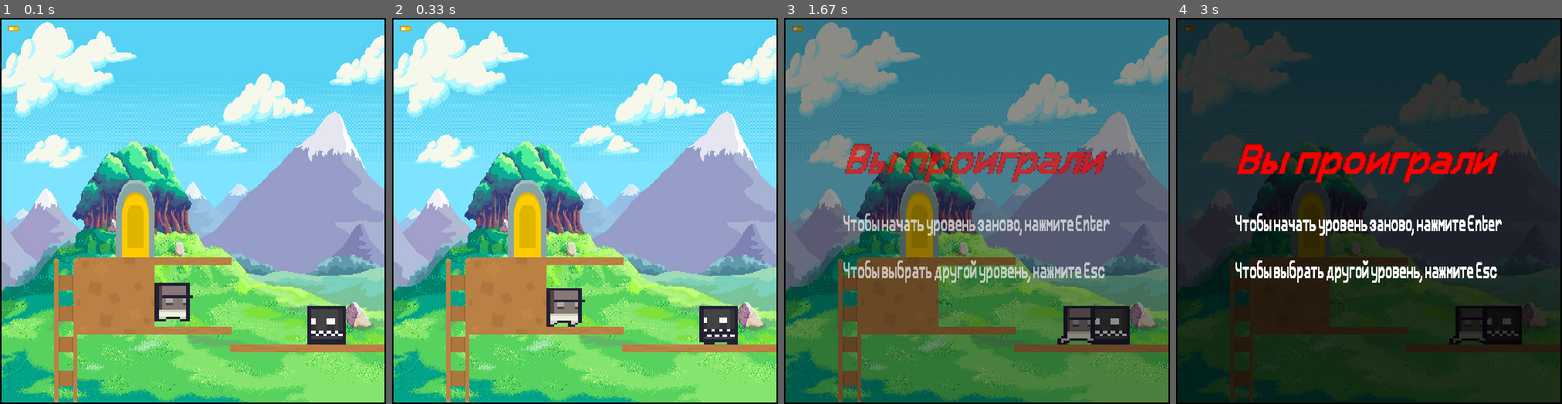
Above: before the commit, frames 1-4 (left to right).
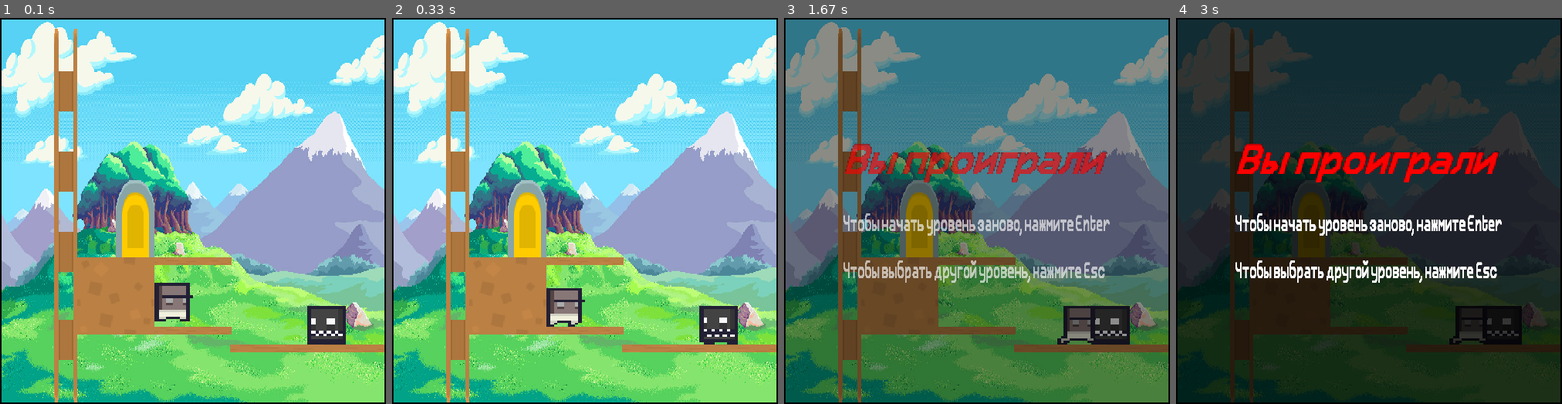
Above: after the commit, the same moments.

Repository: IgorKuptsov/PyGame-Project
Game: pygame game, started from main.py
Two runs of this game, one before a commit and one after it. Both use one fixed random seed, a clock stepped at 60 frames per second and the inputs below.
Inputs:
- Up to frame 1 (0.1 s): no input
- Up to frame 2 (0.33 s): no input
- Up to frame 3 (1.67 s): hold Right 0.33-0.8 s; hold Up 0.83-1.13 s; hold Right 1.17-1.63 s
- Up to frame 4 (3 s): no input

The runs differ from the first frame. In frame 1, 3.2% of the frame differs, in the area x 2-20%, y 2-100%; in frame 2, 3.2%; in frame 3, 3.2%; in frame 4, 2.5%.

Commit message:
Доделал звуки

Diff:
--- a/main.py
+++ b/main.py
@@ -68,8 +68,8 @@
 def bg_music(name='Fantasy_Game_Background.mp3'):
     fullname = os.path.join('data', name)
     pg.mixer.music.load(fullname)
-    pg.mixer.music.set_volume(0.7)
-    pg.mixer.music.play(-1, fade_ms=5000)
+    pg.mixer.music.set_volume(0.12)
+    pg.mixer.music.play(-1, fade_ms=1500)
 
 
 class Game:
@@ -102,7 +102,7 @@
         self.ladders = pg.sprite.Group()
         Ladder.ladders = self.ladders
         Ladder.all_sprites = self.all_sprites
-        Ladder(100 - LADDER_WIDTH, 310, LADDER_WIDTH, 498 - 310)
+        Ladder(100 - LADDER_WIDTH, 10, LADDER_WIDTH, 498 - 310 + 300)
 
         Portal.all_sprites = self.all_sprites
         self.portal = Portal(200 - PORTAL_SIZE[0], 310 - PORTAL_SIZE[1])
@@ -129,10 +129,10 @@
               movement_type='idle')
         Enemy.player = self.player
 
-        self.bullets = pg.sprite.Group()
-        Bullet.bullets = self.bullets
-        Bullet.all_sprites = self.all_sprites
-        Bullet(10, 10)
+        # self.bullets = pg.sprite.Group()
+        # Bullet.bullets = self.bullets
+        # Bullet.all_sprites = self.all_sprites
+        # Bullet(10, 10)
 
         self.transparency = 0
         self.black_surface = pg.Surface(self.screen.get_size())
@@ -305,15 +305,20 @@
         # sounds
         self.cur_sound = None
         self.running_sound = pg.mixer.Sound(os.path.join('data', 'footstep.ogg'))
-        self.running_sound.set_volume(0.5)
+        self.running_sound.set_volume(0.3)
         self.jump_sound = pg.mixer.Sound(os.path.join('data', 'jump.mp3'))
-        self.jump_sound.set_volume(1.5)
-        self.climbing_sound = pg.mixer.Sound(os.path.join('data', 'ladder_sound.mp3'))
+        self.jump_sound.set_volume(0.9)
+        self.climbing_sound = pg.mixer.Sound(os.path.join('data', 'ladder1.mp3'))
+        self.climbing_sound.set_volume(0.5)
+        self.death_sound = pg.mixer.Sound(os.path.join('data', 'death_sound.mp3'))
+        self.death_sound.set_volume(0.5)
         # self.climbing_sound = pg.mixer.Sound(os.path.join('data', 'Fantasy_Game_Background.mp3'))
 
     def die(self):
         # return 1
         self.is_alive = False
+        pg.mixer.music.stop()
+        self.death_sound.play()
 
     def update(self, *args):
         # Colliding with enemies
Not shown, added: data/death_sound.mp3
Not shown, added: data/ladder1.mp3
